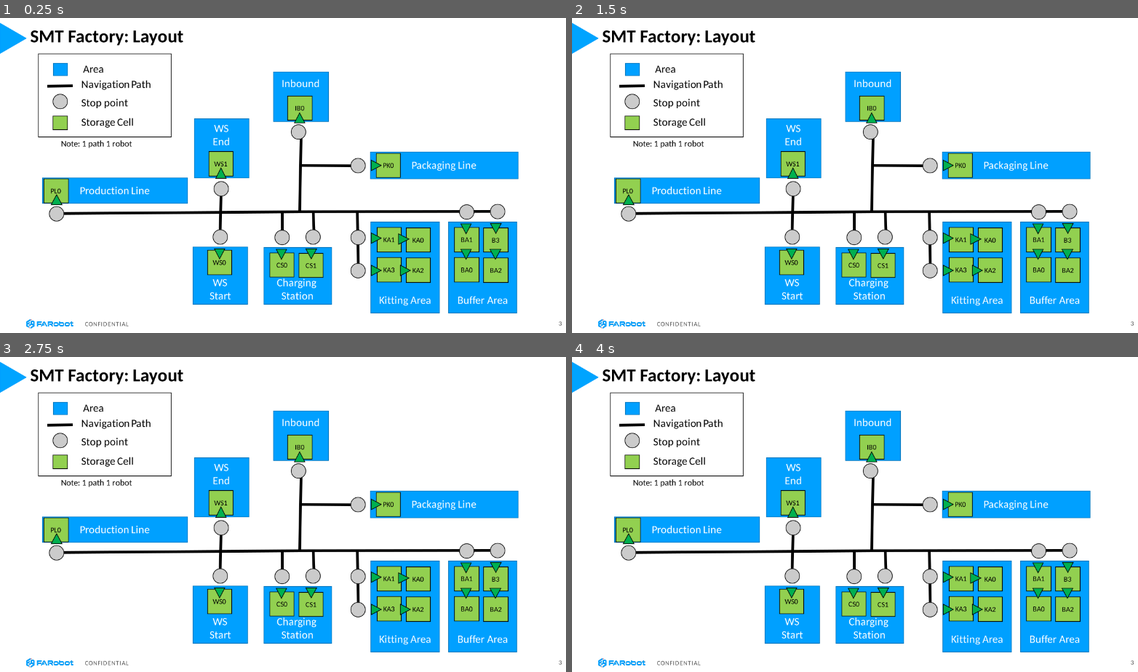
Above: before the commit, frames 1-4 (two rows, left to right).
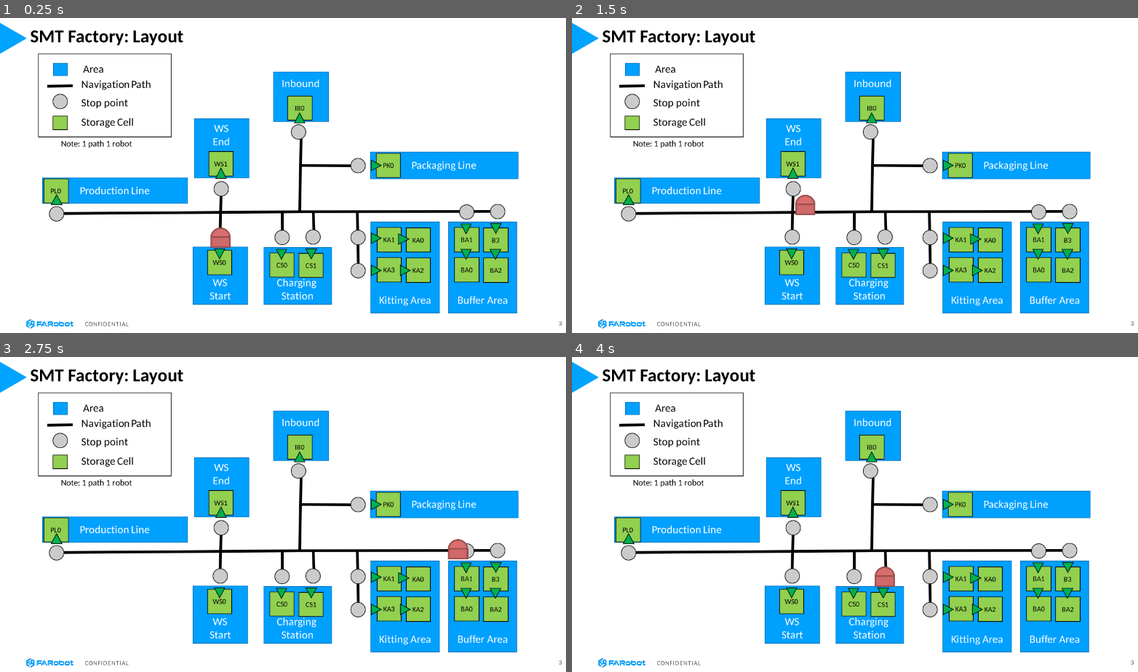
Above: after the commit, the same moments.

Repository: gaia-platform/sandbox
Game: Godot game, scene res://Scenes/SOW_Factory.tscn
The game is run twice, just before and just after one commit, with the same random seed, the same clock (stepped at 60 frames per second) and the same inputs.
Inputs:
- Up to frame 1 (0.25 s): no input
- Up to frame 2 (1.5 s): tap Enter (ui_accept) at 0.5, 1.35 s; hold Enter (ui_accept) 0.53-1.28 s
- Up to frame 3 (2.75 s): tap Enter (ui_accept) at 1.52, 1.82 s; hold Enter (ui_accept) from 2.03 s (still down)
- Up to frame 4 (4 s): release Enter (ui_accept) at 2.78 s; tap Enter (ui_accept) at 2.85, 3.02, 3.32 s; hold Enter (ui_accept) from 3.53 s (still down)

The runs differ from the first frame. In frame 1, 0.2% of the frame differs, in the area x 37-41%, y 66-73%; in frame 2, 0.2%; in frame 3, 0.2%, in the area x 79-83%, y 57-65%; in frame 4, 0.2%.

Commit message:
configured vscode, simple navigation with 1 bot

Diff:
--- /dev/null
+++ b/WarehouseDemo/Assets/Bot.svg
@@ -0,0 +1,58 @@
+<?xml version="1.0" encoding="UTF-8" standalone="no"?>
+<!-- Created with Inkscape (http://www.inkscape.org/) -->
+
+<svg
+   width="128"
+   height="128"
+   viewBox="0 0 33.866666 33.866668"
+   version="1.1"
+   id="svg5"
+   inkscape:version="1.1 (c68e22c387, 2021-05-23)"
+   sodipodi:docname="Bot.svg"
+   xmlns:inkscape="http://www.inkscape.org/namespaces/inkscape"
+   xmlns:sodipodi="http://sodipodi.sourceforge.net/DTD/sodipodi-0.dtd"
+   xmlns="http://www.w3.org/2000/svg"
+   xmlns:svg="http://www.w3.org/2000/svg">
+  <sodipodi:namedview
+     id="namedview7"
+     pagecolor="#505050"
+     bordercolor="#eeeeee"
+     borderopacity="1"
+     inkscape:pageshadow="0"
+     inkscape:pageopacity="0"
+     inkscape:pagecheckerboard="0"
+     inkscape:document-units="mm"
+     showgrid="false"
+     units="px"
+     width="128px"
+     inkscape:zoom="6.4081552"
+     inkscape:cx="64.058998"
+     inkscape:cy="63.980972"
+     inkscape:window-width="2560"
+     inkscape:window-height="1372"
+     inkscape:window-x="0"
+     inkscape:window-y="31"
+     inkscape:window-maximized="1"
+     inkscape:current-layer="layer1" />
+  <defs
+     id="defs2" />
+  <g
+     inkscape:label="Layer 1"
+     inkscape:groupmode="layer"
+     id="layer1">
+    <ellipse
+       style="fill:#fdfdfd;fill-opacity:1;stroke:#b2b2b2;stroke-width:2.45411;stroke-linejoin:round;stroke-miterlimit:4;stroke-dasharray:none;stop-color:#000000"
+       id="path846"
+       cx="16.933332"
+       cy="16.933334"
+       rx="15.706278"
+       ry="15.706279" />
+    <rect
+       style="fill:#f1f1f1;fill-opacity:1;stroke:#b2b2b2;stroke-width:2.67553;stroke-linejoin:round;stroke-miterlimit:4;stroke-dasharray:none;stop-color:#000000"
+       id="rect1088"
+       width="31.19113"
+       height="16.639051"
+       x="1.3377678"
+       y="15.889852" />
+  </g>
+</svg>
--- /dev/null
+++ b/WarehouseDemo/Objects/Bot.tscn
@@ -0,0 +1,7 @@
+[gd_scene load_steps=2 format=2]
+
+[ext_resource path="res://Assets/Bot.svg" type="Texture" id=1]
+
+[node name="Bot0" type="Sprite"]
+scale = Vector2( 0.35, 0.35 )
+texture = ExtResource( 1 )
--- a/WarehouseDemo/Scenes/SOW_Factory.tscn
+++ b/WarehouseDemo/Scenes/SOW_Factory.tscn
@@ -1,6 +1,8 @@
-[gd_scene load_steps=3 format=2]
+[gd_scene load_steps=5 format=2]
 
 [ext_resource path="res://Assets/SMT_Factory_Layout.png" type="Texture" id=1]
+[ext_resource path="res://Objects/Bot.tscn" type="PackedScene" id=2]
+[ext_resource path="res://Scripts/Navigation/FactoryNav.gd" type="Script" id=3]
 
 [sub_resource type="NavigationPolygon" id=1]
 vertices = PoolVector2Array( 104, 464, 104, 424, 464, 424, 464, 464, 464, 368, 504, 368, 504, 424, 504, 464, 640, 424,  …(358 unchanged characters)…
@@ -10,6 +12,8 @@
 [node name="SOW_Factory" type="Node2D"]
 
 [node name="Navigation2D" type="Navigation2D" parent="."]
+script = ExtResource( 3 )
+bots_node_path = NodePath("../Bots")
 
 [node name="SMT_Factory_Layout" type="Sprite" parent="Navigation2D"]
 position = Vector2( 640, 360 )
@@ -17,3 +21,12 @@
 
 [node name="Floor_Navigation" type="NavigationPolygonInstance" parent="Navigation2D"]
 navpoly = SubResource( 1 )
+
+[node name="Bots" type="Node" parent="."]
+
+[node name="Bot0" parent="Bots" instance=ExtResource( 2 )]
+modulate = Color( 0.858824, 0.431373, 0.431373, 1 )
+
+[node name="Bot1" parent="Bots" instance=ExtResource( 2 )]
+visible = false
+position = Vector2( 688, 496 )
--- /dev/null
+++ b/WarehouseDemo/Scripts/Navigation/FactoryNav.gd
@@ -0,0 +1,84 @@
+extends Navigation2D
+
+#### Variables
+### Nodes
+export (NodePath) var bots_node_path
+onready var bots_node = get_node(bots_node_path)
+onready var bots = bots_node.get_children()
+
+### Member variables
+export var location_index = 0
+export var bot_speed = 400
+
+const _factory_locations = [
+	Vector2(485, 496),  # WS Start
+	Vector2(120, 440),  # Production Line
+	Vector2(485, 384),  # WS End
+	Vector2(784, 336),  # Packaging Line
+	Vector2(664, 264),  # Inbound
+	Vector2(1024, 440),  # Buffer Area 0/1
+	Vector2(1096, 440),  # Buffer Area 2/3
+	Vector2(792, 496),  # Kitting Area 0/1
+	Vector2(792, 568),  # Kitting Area 2/3
+	Vector2(624, 496),  # Charging Area 0
+	Vector2(688, 496),  # Charging Area 1
+]
+enum _factory_stop {
+	WS_START,
+	PRODUCTION_LINE,
+	WS_END,
+	PACKAGING_LINE,
+	INBOUND,
+	BUFFER_AREA_0,
+	BUFFER_AREA_1,
+	KITTING_AREA_0,
+	KITTING_AREA_1,
+	CHARGING_AREA_0,
+	CHARGING_AREA_1
+}
+
+var _movement_path = []
+
+func _ready():
+	bots[0].position = _factory_locations[location_index]
+
+func _process(delta):
+	var walk_distance = bot_speed * delta
+	move_along_path(walk_distance)
+
+
+func _input(event):
+	if event.is_action_pressed("ui_accept"):
+		location_index+=1
+		if location_index == _factory_locations.size():
+			location_index = 0
+
+		_update_navigation_path(bots[0].position, _factory_locations[location_index])
+
+# Navigation functions
+func move_along_path(distance):
+	var last_point = bots[0].position
+	while _movement_path.size():
+		var distance_between_points = last_point.distance_to(_movement_path[0])
+		# The position to move to falls between two points.
+		if distance <= distance_between_points:
+			bots[0].position = last_point.linear_interpolate(_movement_path[0], distance / distance_between_points)
+			return
+		# The position is past the end of the segment.
+		distance -= distance_between_points
+		last_point = _movement_path[0]
+		_movement_path.remove(0)
+	# The character reached the end of the path.
+	bots[0].position = last_point
+	set_process(false)
+
+
+func _update_navigation_path(start_position, end_position):
+	# get_simple_path is part of the Navigation2D class.
+	# It returns a PoolVector2Array of points that lead you
+	# from the start_position to the end_position.
+	_movement_path = get_simple_path(start_position, end_position, true)
+	# The first point is always the start_position.
+	# We don't need it in this example as it corresponds to the character's position.
+	_movement_path.remove(0)
+	set_process(true)
Not shown, added: WarehouseDemo/Assets/Bot.svg.import
